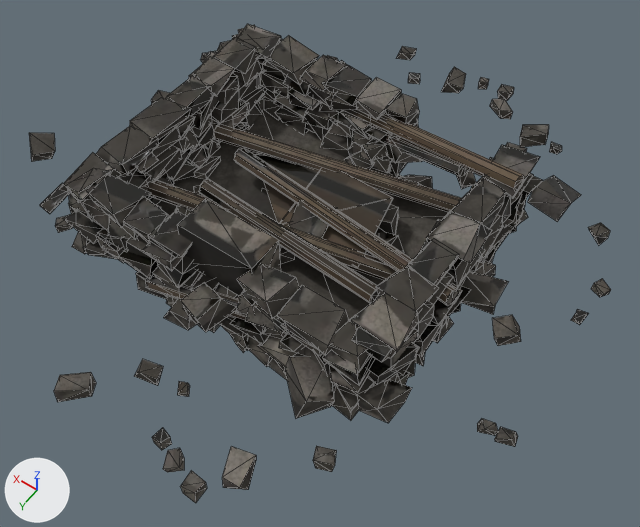
Renders of the glTF model public/models/bunker_destroyed.glb from each side of a commit.
Before and after are seen from a camera (50 mm lens) standing at (-4.7, 6.2, 9.02) and looking at (-0.56, 0.4, -0.1). The lights are fixed; the arrows at lower left show +X, +Y and +Z. The older version comes first. Mesh edges are drawn as thin lines. Where no turn or scale is listed for an object, it has been applied to the vertices. Vertices at exactly the same position are counted once.

Objects in the first picture: 'debris', 'structure'.
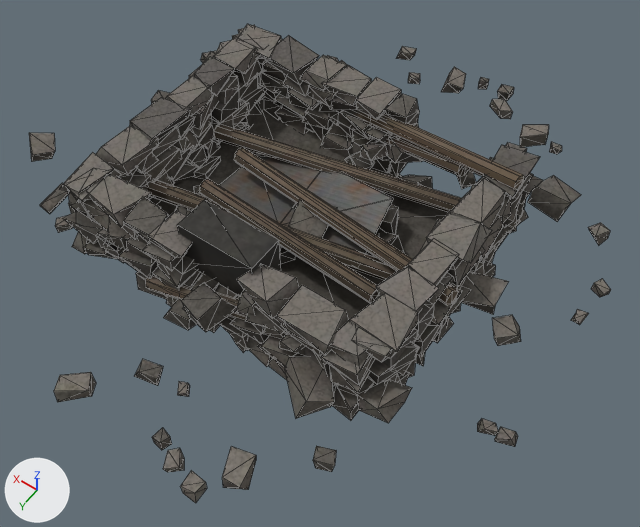
Edits to the scene script, one JSON object a line:
```json
{"block": "me_debris", "where": "# used by ob_debris; location = (0.98, -0.52, 0.05)"}
{"op": "remove", "block": "me_debris", "code": "me_debris.from_pydata(...)  # 52 vertices, 62 faces; spans x -2.05..2.05, y -2.4..2.4, z -0.14..0.14"}
{"op": "add", "block": "me_debris", "code": "me_debris.from_pydata(...)  # 54 vertices, 67 faces; spans x -2.05..2.05, y -2.4..2.4, z -0.14..0.14"}
{"block": "me_debris", "change": "me_debris part 1: 59 kept faces spanning x -2.05..2.05, y -2.4..2.4, z -0.14..0.14 get new texture (UV) coordinates"}
{"block": "me_debris", "change": "edits to the shape of me_debris do not show in these pictures"}
{"block": "me_structure", "where": "# used by ob_structure; location = (0.11, -0.03, 0.47)"}
{"op": "remove", "block": "me_structure", "code": "me_structure.from_pydata(...)  # 1999 vertices, 2417 faces; spans x -3.97..3.97, y -3.9..3.9, z -0.7..0.7"}
{"op": "add", "block": "me_structure", "code": "me_structure.from_pydata(...)  # 2008 vertices, 2450 faces; spans x -3.97..3.97, y -3.9..3.9, z -0.7..0.7"}
{"block": "me_structure", "change": "me_structure part 2: the loose piece of 5 vertices spanning x -1.3..1.09, y -0.77..0.53, z -0.33..0.1 is deleted"}
{"block": "me_structure", "change": "me_structure part 3"}
{"block": "me_structure", "change": "2 vertices are removed from x -0.29..-0.25, y 0.08..1.73, z -0.26..-0.15"}
{"block": "me_structure", "change": "96 faces are deleted"}
{"block": "me_structure", "change": "12 vertices are added at x -2.09..2.16, y -1.64..2.03, z -0.43..-0.02"}
{"block": "me_structure", "change": "129 new faces join them"}
{"block": "me_structure", "change": "me_structure part 4: 2136 kept faces spanning x -3.97..3.97, y -3.9..3.9, z -0.7..0.7 get new texture (UV) coordinates"}
{"block": "me_structure", "change": "other edits to the shape of me_structure do not show in these pictures"}
```

Pixel boxes [x1, y1, x2, y2] of what changed, in the pictures (640 x 527 px; the box of a moved part takes in the faces that stretch with it):
```json
{"part": 1, "of": "me_debris", "change": "surface changed", "before": [40, 60, 348, 213], "after": [40, 60, 348, 213]}
{"part": 2, "of": "me_structure", "change": "deleted", "before": [256, 155, 393, 253]}
{"part": 3, "of": "me_structure", "change": "moved or reshaped", "before": [80, 70, 521, 386], "after": [107, 36, 516, 387], "on screen": "mostly hidden"}
{"part": 4, "of": "me_structure", "change": "surface changed", "before": [29, 24, 611, 502], "after": [29, 24, 611, 502]}
```
